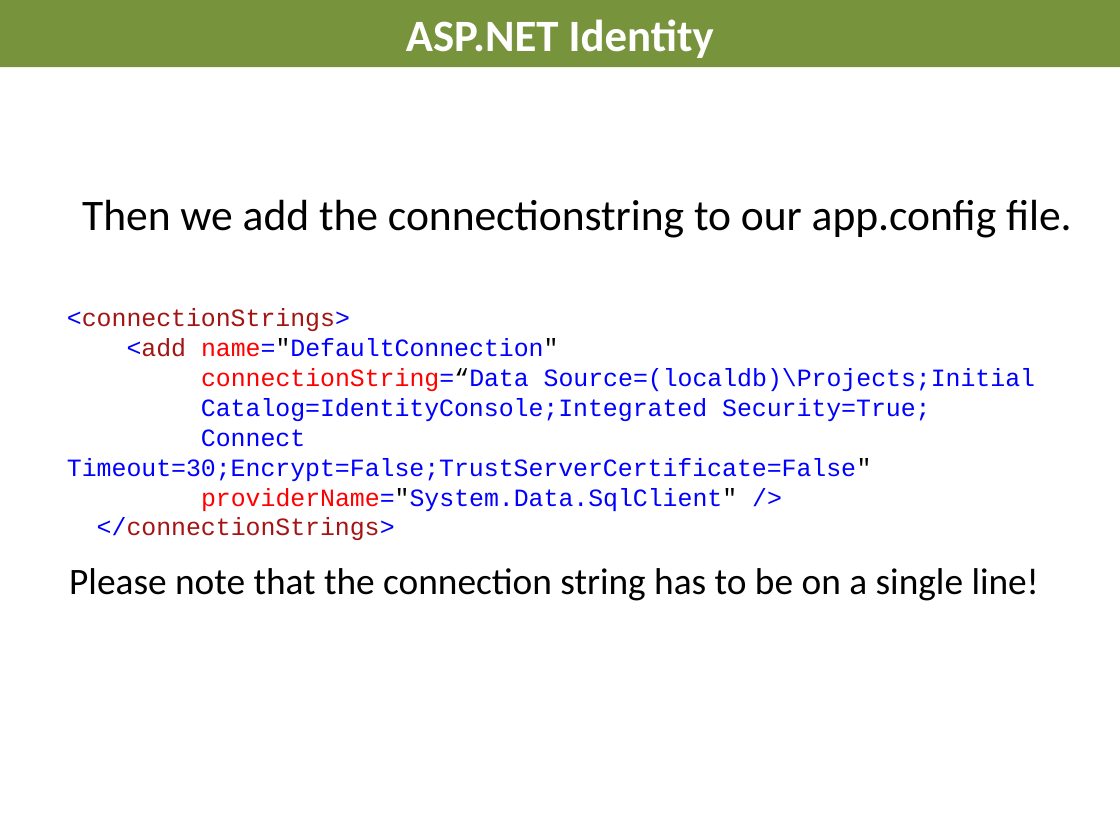
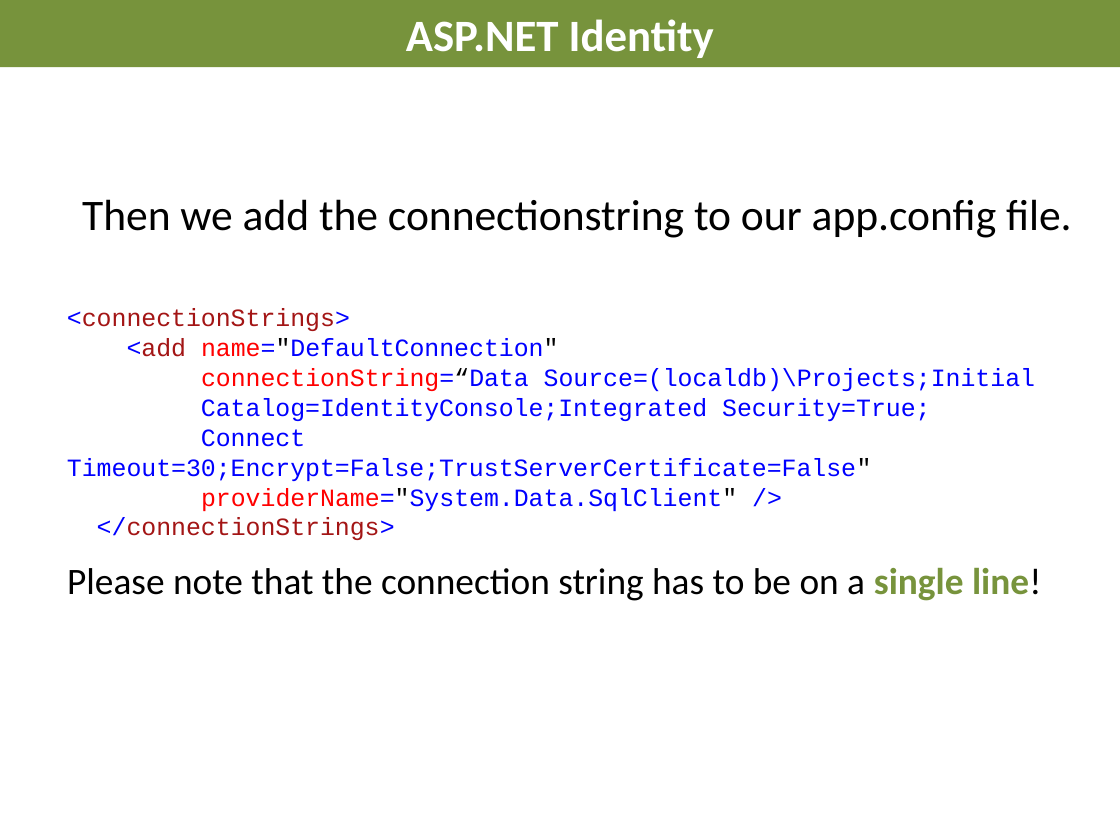
Before and after one commit to AndreasElffors/ProjectIdentity, a slide deck: slide 5 of Documents/Slides/Identity-DatabaseExercise.pptx. Drawn at 1120x840 pixels with LibreOffice and Linux fonts; fonts in the diff are those of the drawing; background and template pictures are left out. Boxes give left, top, right and bottom in pixels: in the first picture for what was removed or moved away, otherwise in the second. Text is boxed around its words. In the diff, an @@ line names an element or a change of style, - is before the commit and + after.

```diff
--- a/Documents/Slides/Identity-DatabaseExercise.pptx
+++ b/Documents/Slides/Identity-DatabaseExercise.pptx
@@ text "Please note that the connection ..." at (67, 567, 1041, 601): text colour #000000 to #77933C, bold on in "single line!" @@
```
Also in this commit, not shown: 7 other slides changed, 1 other file.
